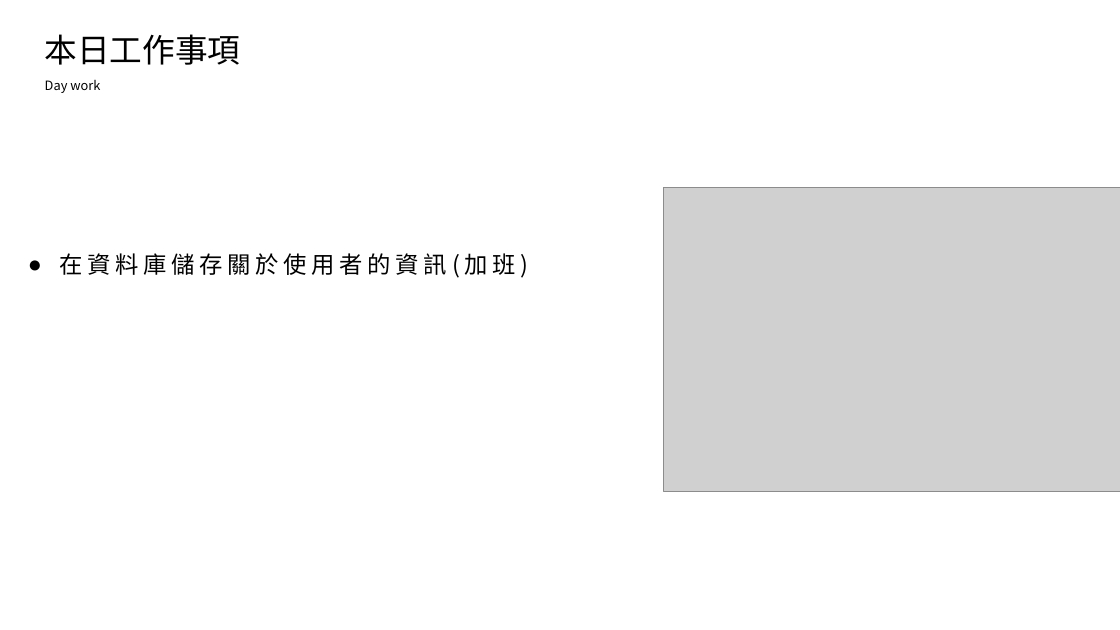
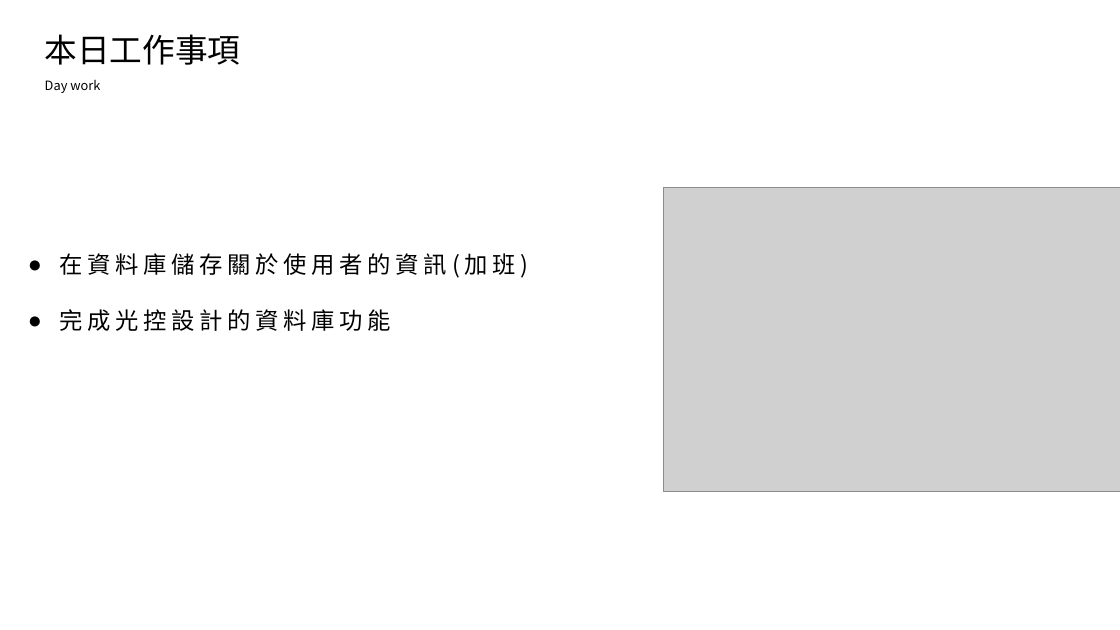
Before and after one commit to king637324/KnowledgeGreenhouseSystem, a slide deck: slide 2 of 工作日報_葉柏漢/2021.08/2021.08.26(加班)~2021.08.27工作日報_葉柏漢.pptx. Drawn at 1120x630 pixels with LibreOffice and Linux fonts; fonts in the diff are those of the drawing; grey boxes stand for pictures. Boxes give left, top, right and bottom in pixels: in the first picture for what was removed or moved away, otherwise in the second. Text is boxed around its words. In the diff, an @@ line names an element or a change of style, - is before the commit and + after.

```diff
--- a/工作日報_葉柏漢/2021.08/2021.08.26(加班)~2021.08.27工作日報_葉柏漢.pptx
+++ b/工作日報_葉柏漢/2021.08/2021.08.26(加班)~2021.08.27工作日報_葉柏漢.pptx
@@ text at bbox=[59, 309, 391, 331]: paragraph added @@
+● 完成光控設計的資料庫功能
```
Also in this commit, not shown: 1 other slide changed, 1 slide added, 14 other files.
